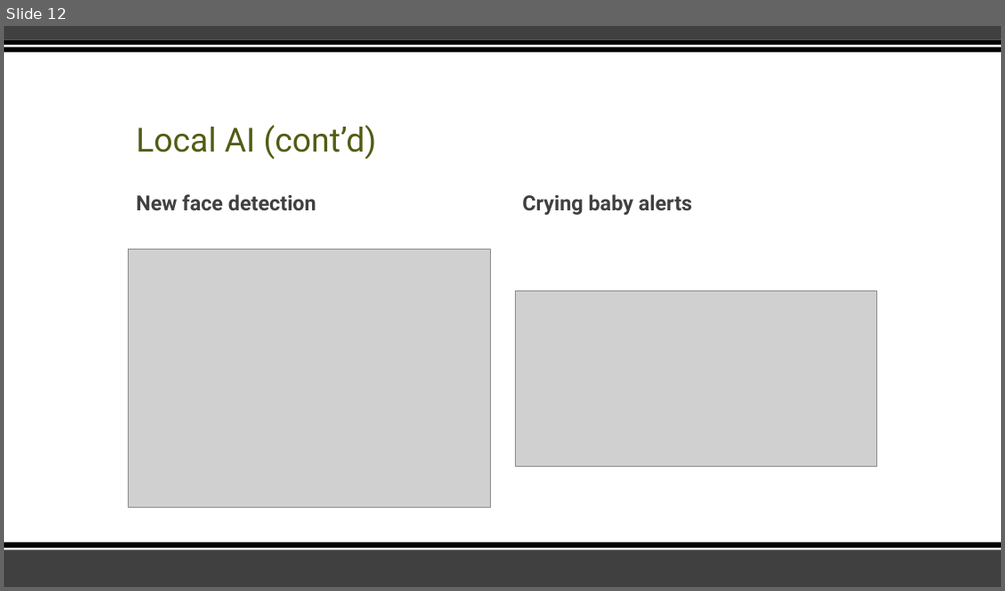
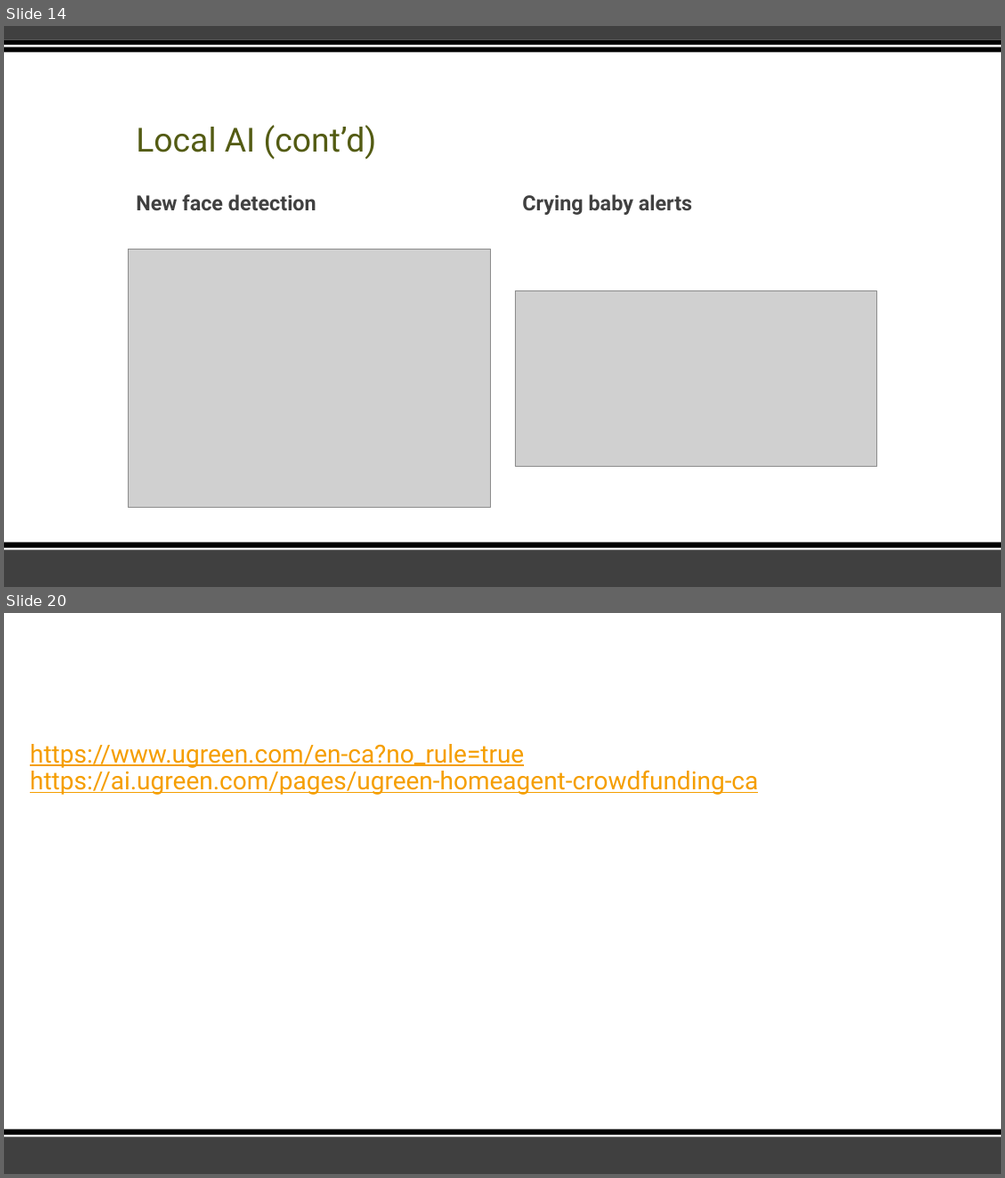
Before and after one commit to Cy-EF0510/Vanier, a slide deck: Semester 7 Fall 2026/IOT/Assignments/HomeAgent.pptx. Shown one above the other, each under a label of ours: slide 12 before the commit, slides 14 and 20 after it; the slides between them are not shown. The pictures are 1005x591 and 1005x1178 pixels, drawn with LibreOffice and Linux fonts; fonts in the diff are those of the drawing; grey boxes stand for pictures. Boxes give left, top, right and bottom in pixels: in the first picture for what was removed or moved away, otherwise in the second. Text is boxed around its words. In the diff, an @@ line names an element or a change of style, - is before the commit and + after.

```diff
--- a/Semester 7 Fall 2026/IOT/Assignments/HomeAgent.pptx
+++ b/Semester 7 Fall 2026/IOT/Assignments/HomeAgent.pptx
@@ slide 20 added at (4, 613, 1001, 1174), background #FFFFFF; not listed: 3 template elements that a slide beside it also shows @@
@@ text added at (30, 744, 758, 795), 24 pt, text #F59E00, underline @@
+https://www.ugreen.com/en-ca?no_rule=true
+https://ai.ugreen.com/pages/ugreen-homeagent-crowdfunding-ca
@@ what was slide 12 is now slide 14 @@
```
Also in this commit, not shown: 3 slides changed, 7 other slides added, 8 slides removed.
